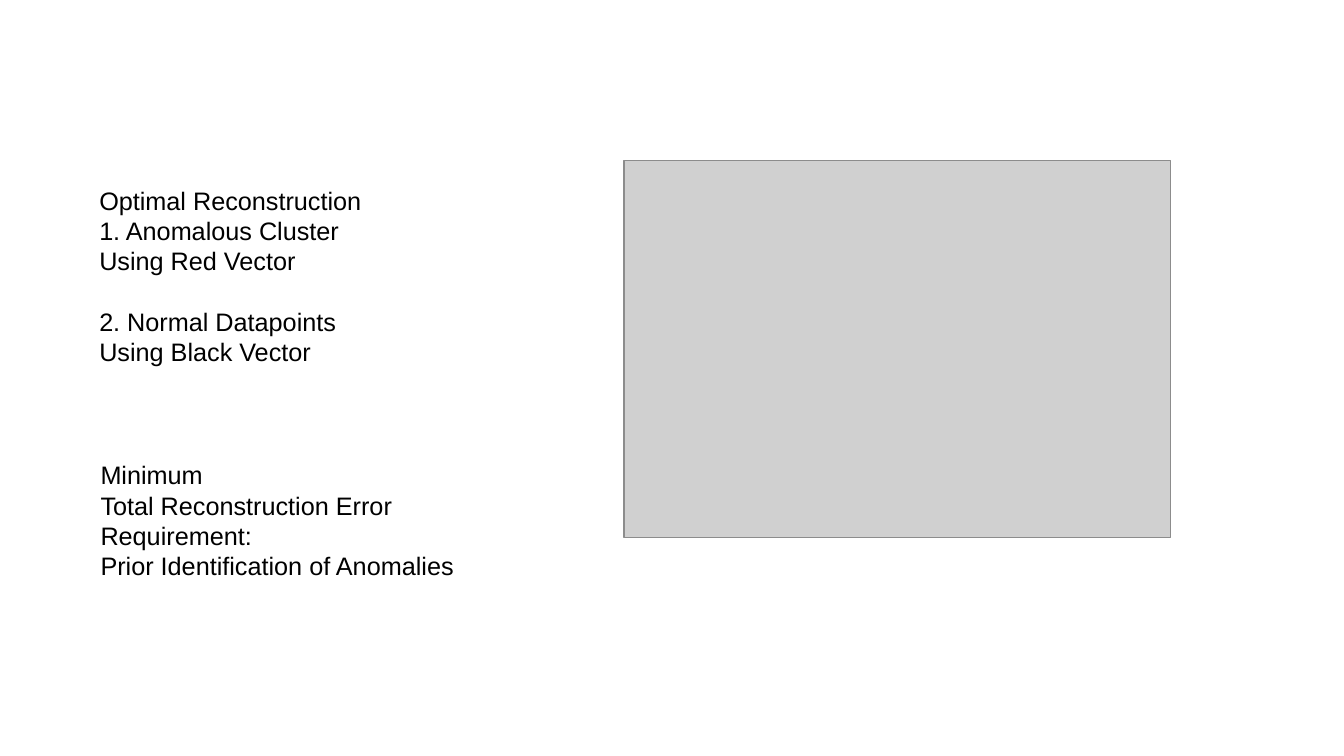
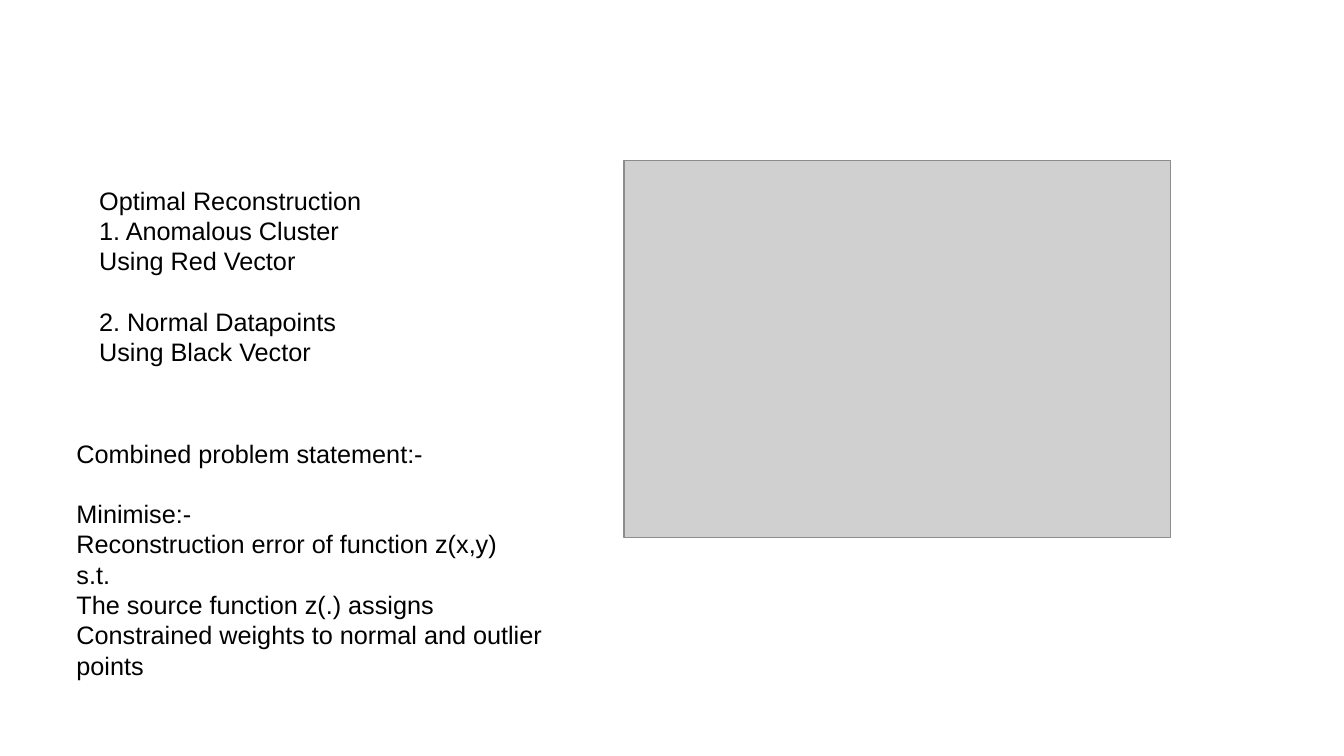
Before and after one commit to kulkarnisp/dim-red, a slide deck: slide 8 of backups/present/dimRed.pptx. Drawn at 1344x756 pixels with LibreOffice and Linux fonts; fonts in the diff are those of the drawing; grey boxes stand for pictures. Boxes give left, top, right and bottom in pixels: in the first picture for what was removed or moved away, otherwise in the second. Text is boxed around its words. In the diff, an @@ line names an element or a change of style, - is before the commit and + after.

```diff
--- a/backups/present/dimRed.pptx
+++ b/backups/present/dimRed.pptx
@@ text added at [76,444,542,650], 14.9 pt, text #000000 @@
+Combined problem statement:-
+Minimise:-
+Reconstruction error of function z(x,y)
+s.t.
+The source function z(.) assigns
+Constrained weights to normal and outlier points
@@ text removed at [101,465,454,576] @@
-Minimum
-Total Reconstruction Error
-Requirement:
-Prior Identification of Anomalies
```
Also in this commit, not shown: 7 other slides changed, 11 slides added, 6 slides removed, 10 other files.
